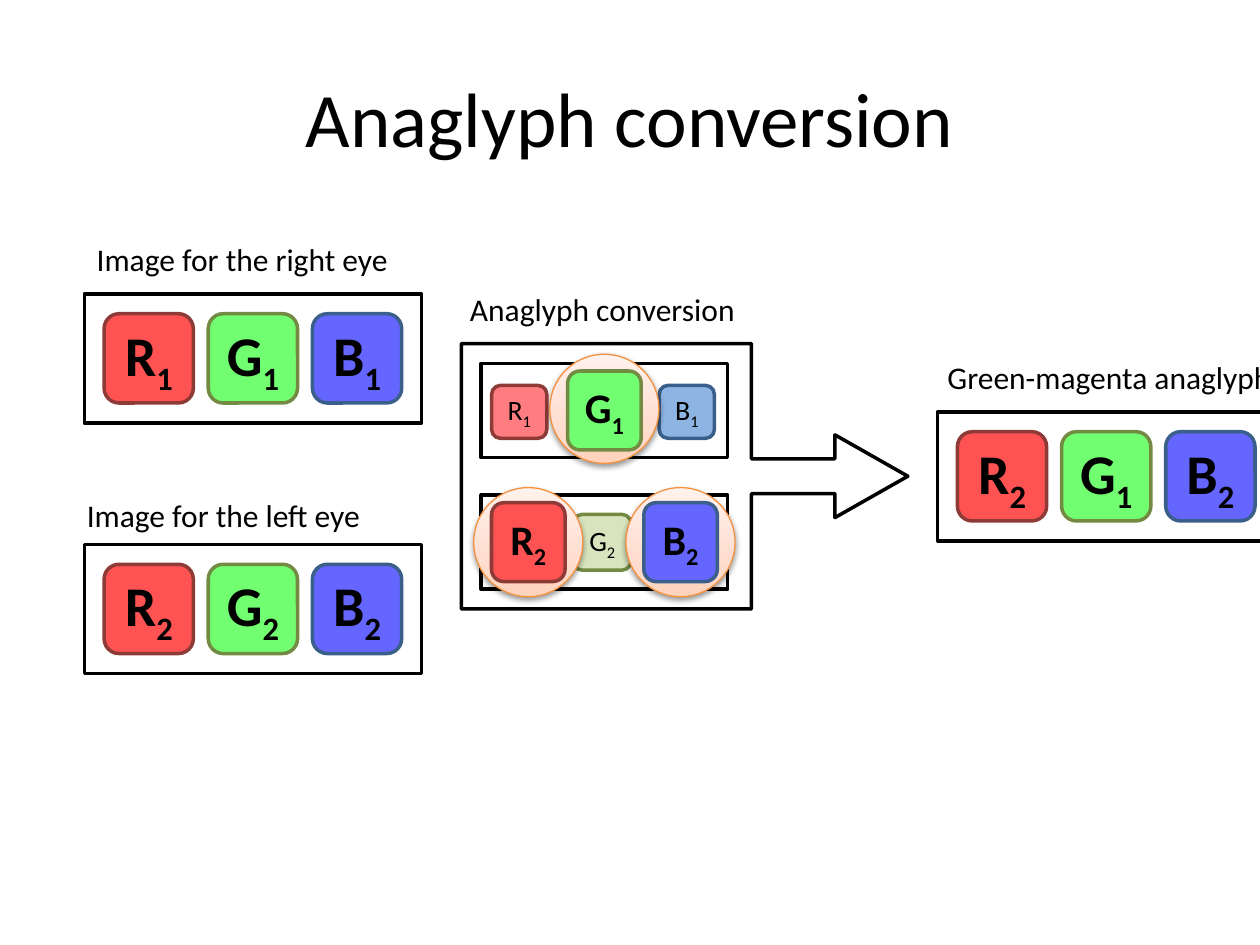
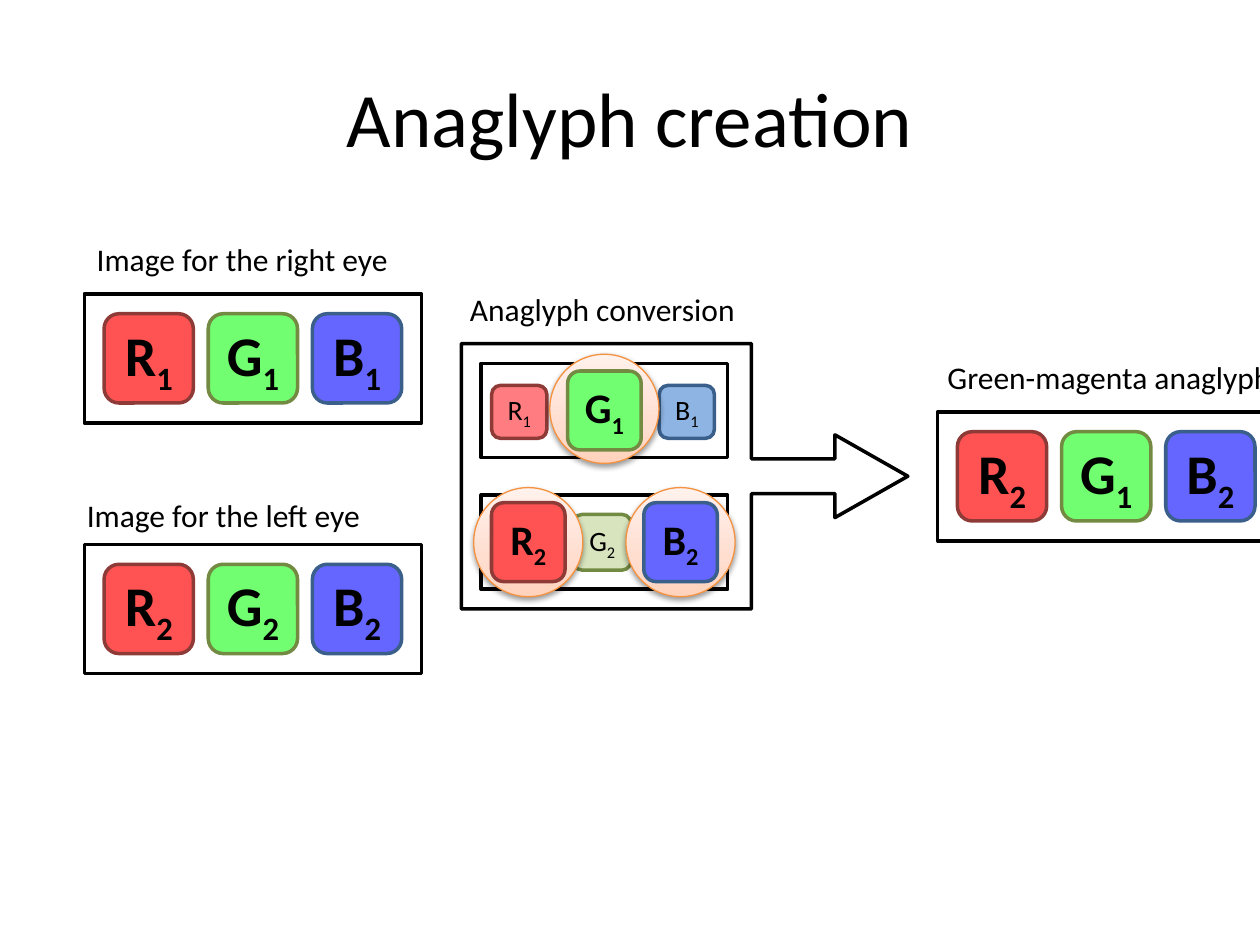
Before and after one commit to andrecurvello/tests-zingarelli, a slide deck: slide 5 of Imagens/imagens-para-artigos-dissertacao.pptx. Drawn at 1260x945 pixels with LibreOffice and Linux fonts; fonts in the diff are those of the drawing. Boxes give left, top, right and bottom in pixels: in the first picture for what was removed or moved away, otherwise in the second. Text is boxed around its words. In the diff, an @@ line names an element or a change of style, - is before the commit and + after.

```diff
--- a/Imagens/imagens-para-artigos-dissertacao.pptx
+++ b/Imagens/imagens-para-artigos-dissertacao.pptx
@@ title at (347, 93, 912, 161): text changed @@
-Anaglyph conversion
+Anaglyph creation
```
Also in this commit, not shown: 2 slides added, 2 other files.
